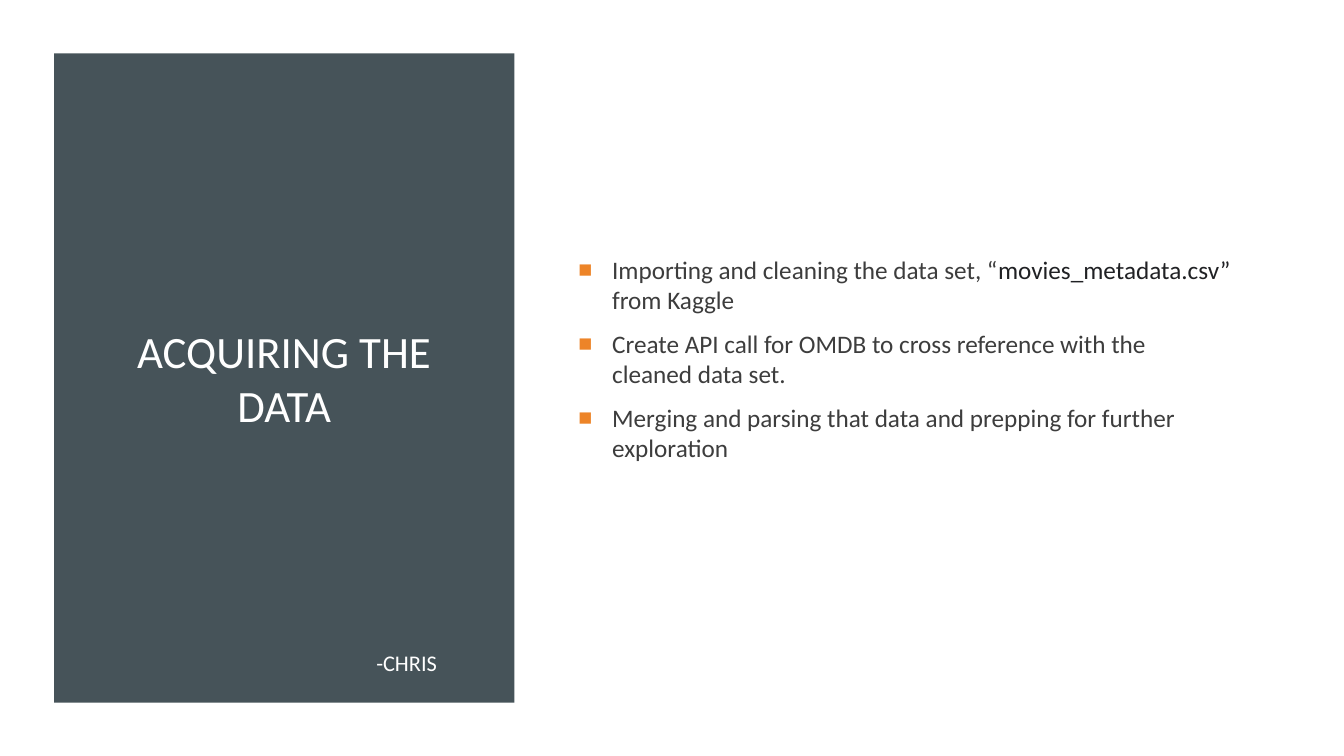
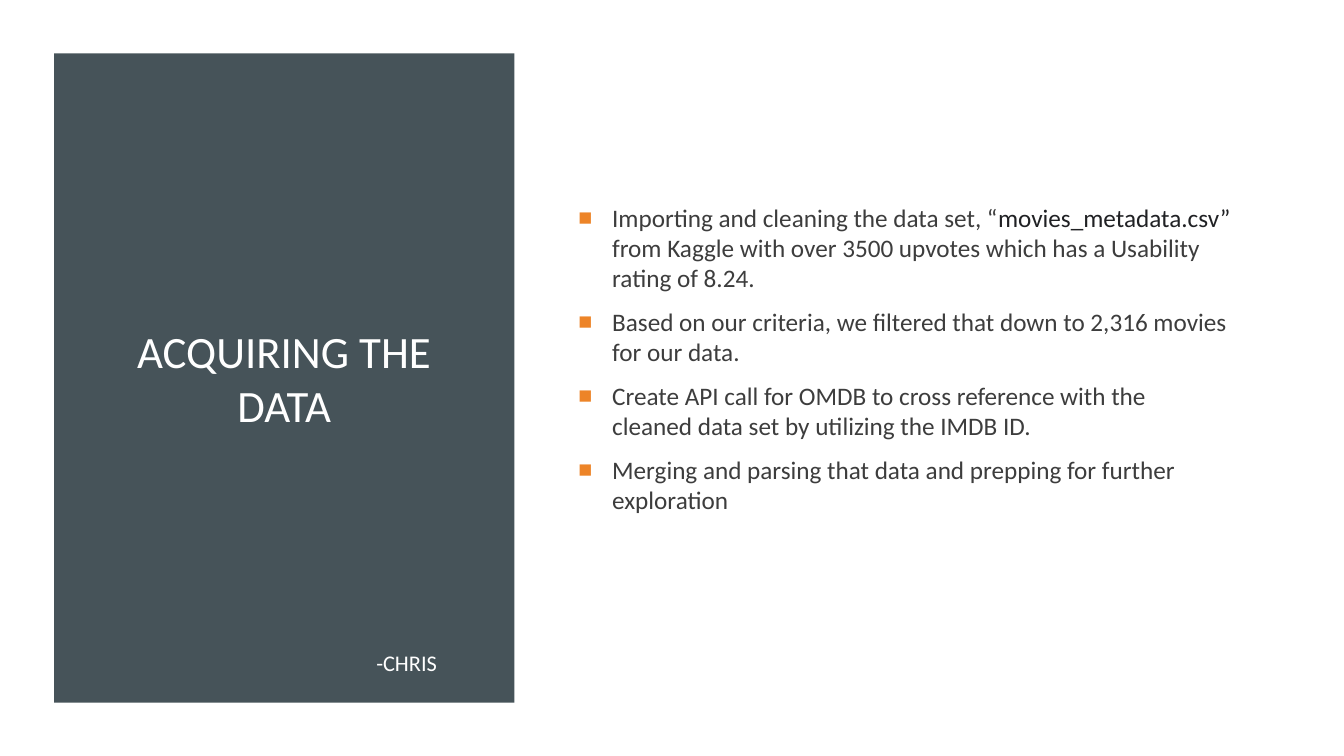
Before and after one commit to Robotrousers/Group1Proj1, a slide deck: slide 3 of MoMoviesPrez.pptx. Drawn at 1344x756 pixels with LibreOffice and Linux fonts; fonts in the diff are those of the drawing. Boxes give left, top, right and bottom in pixels: in the first picture for what was removed or moved away, otherwise in the second. Text is boxed around its words. In the diff, an @@ line names an element or a change of style, - is before the commit and + after.

```diff
--- a/MoMoviesPrez.pptx
+++ b/MoMoviesPrez.pptx
@@ text at (612,209,1231,440): text changed @@
-■ Importing and cleaning the data set, “movies_metadata.csv” from Kaggle
-■ Create API call for OMDB to cross reference with the cleaned data set.
+■ Importing and cleaning the data set, “movies_metadata.csv” from Kaggle with over 3500 upvotes which has a Usability rating of 8.24.
+■ Based on our criteria, we filtered that down to 2,316 movies for our data.
+■ Create API call for OMDB to cross reference with the cleaned data set by utilizing the IMDB ID.
```
Also in this commit, not shown: 1 other slide changed.
